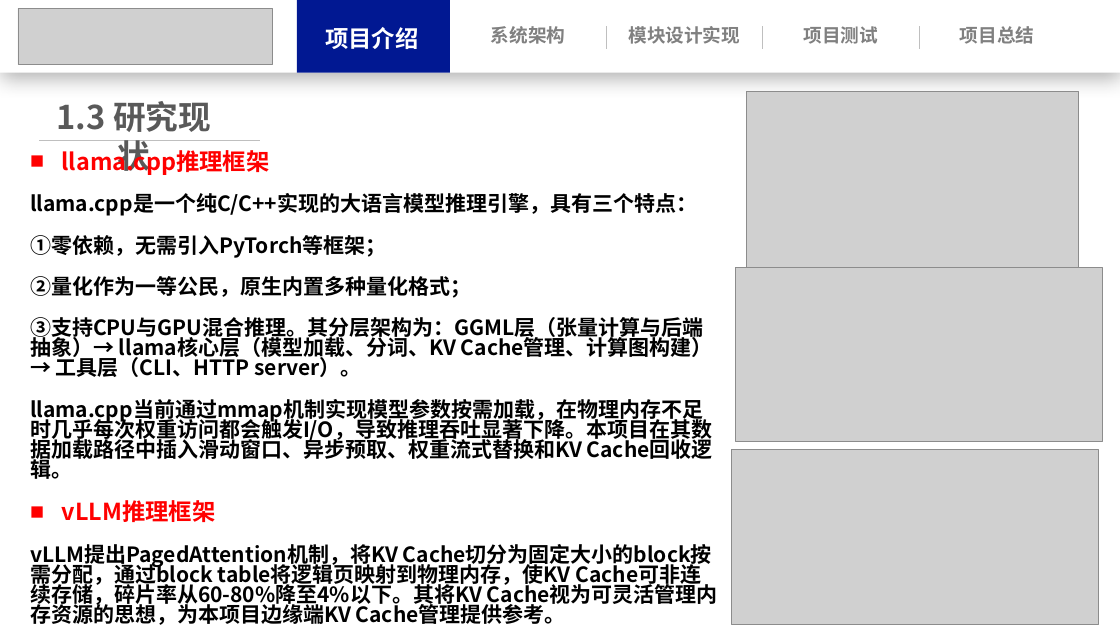
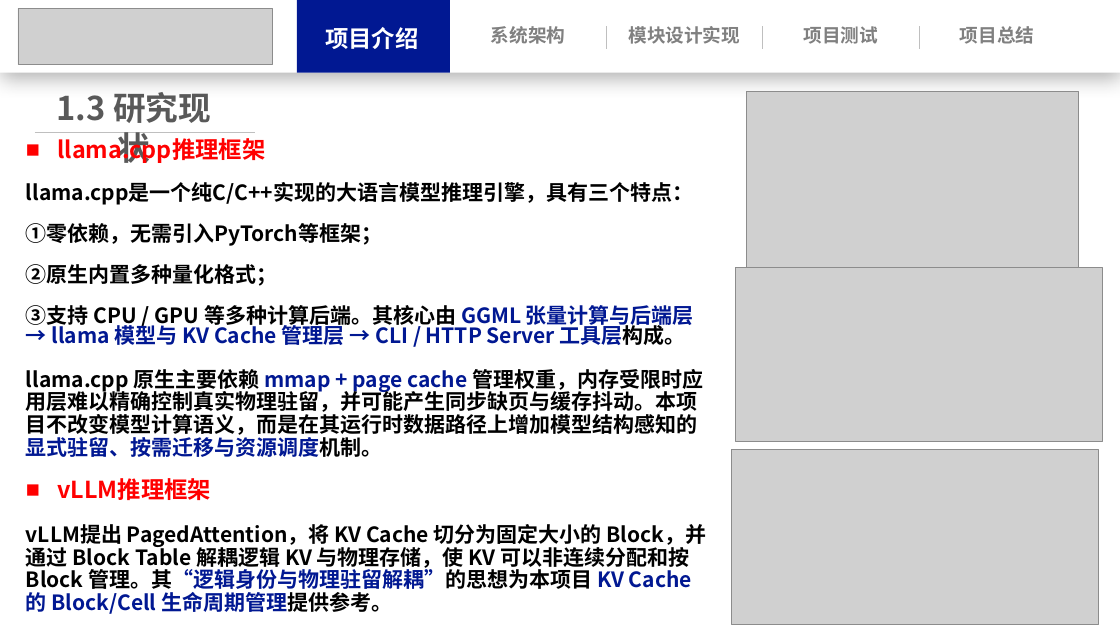
Before and after one commit to Leslie-1341/llama.cpp, a slide deck: slide 7 of docs/操作系统功能赛.pptx. Drawn at 1120x630 pixels with LibreOffice and Linux fonts; fonts in the diff are those of the drawing; grey boxes stand for pictures. Boxes give left, top, right and bottom in pixels: in the first picture for what was removed or moved away, otherwise in the second. Text is boxed around its words. In the diff, an @@ line names an element or a change of style, - is before the commit and + after.

```diff
--- a/docs/操作系统功能赛.pptx
+++ b/docs/操作系统功能赛.pptx
@@ text "1.3 研究现状" moved from (x1=57, y1=101, x2=211, y2=175) to (x1=57, y1=92, x2=211, y2=163) @@
@@ text "llama.cpp推理框架" moved from (x1=30, y1=146, x2=713, y2=625) to (x1=26, y1=134, x2=707, y2=614) @@
@@ line moved from (39, 140) - (260, 140) to (34, 132) - (255, 132) @@
@@ text at (x1=26, y1=264, x2=703, y2=457): text changed @@
-②量化作为一等公民，原生内置多种量化格式；
-③支持CPU与GPU混合推理。其分层架构为：GGML层（张量计算与后端抽象）→ llama核心层（模型加载、分词、KV Cache管理、计算图构建）→ 工具层（CLI、HTTP server）。
-llama.cpp当前通过mmap机制实现模型参数按需加载，在物理内存不足时几乎每次权重访问都会触发I/O，导致推理吞吐显著下降。本项目在其数据加载路径中插入滑动窗口、异步预取、权重流式替换和KV Cache回收逻辑。
+②原生内置多种量化格式；
+③支持 CPU / GPU 等多种计算后端。其核心由 GGML 张量计算与后端层 → llama 模型与 KV Cache 管理层 → CLI / HTTP Server 工具层构成。
+llama.cpp 原生主要依赖 mmap + page cache 管理权重，内存受限时应用层难以精确控制真实物理驻留，并可能产生同步缺页与缓存抖动。本项目不改变模型计算语义，而是在其运行时数据路径上增加模型结构感知的显式驻留、按需迁移与资源调度机制。
@@ text at (x1=26, y1=524, x2=707, y2=614): text changed @@
-vLLM提出PagedAttention机制，将KV Cache切分为固定大小的block按需分配，通过block table将逻辑页映射到物理内存，使KV Cache可非连续存储，碎片率从60-80%降至4%以下。其将KV Cache视为可灵活管理内存资源的思想，为本项目边缘端KV Cache管理提供参考。
+vLLM提出 PagedAttention，将 KV Cache 切分为固定大小的 Block，并通过 Block Table 解耦逻辑 KV 与物理存储，使 KV 可以非连续分配和按 Block 管理。其“逻辑身份与物理驻留解耦”的思想为本项目 KV Cache 的 Block/Cell 生命周期管理提供参考。
```
Also in this commit, not shown: 22 other slides changed, 7 slides added, 5 slides removed, 30 other files.
